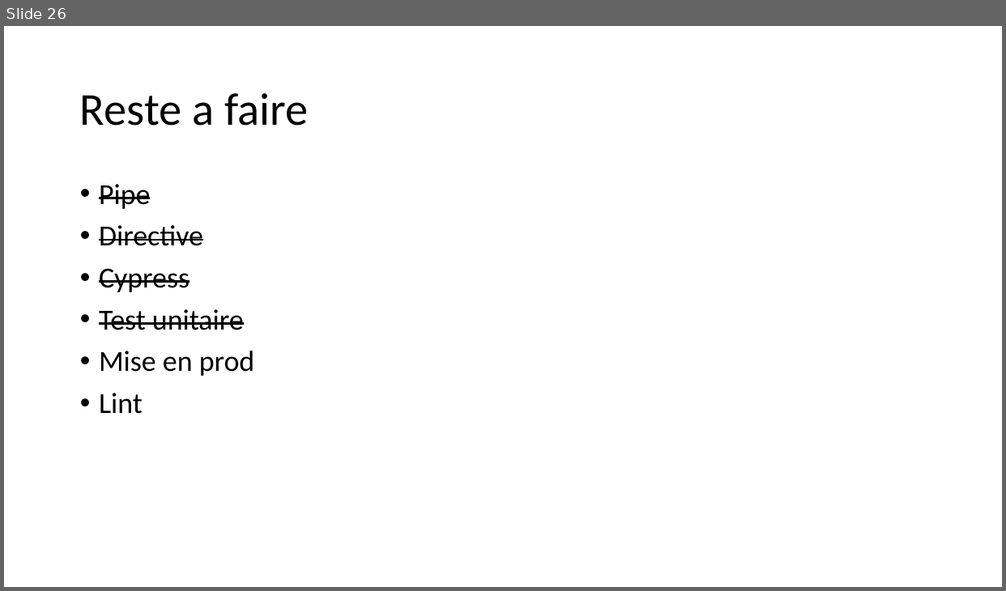
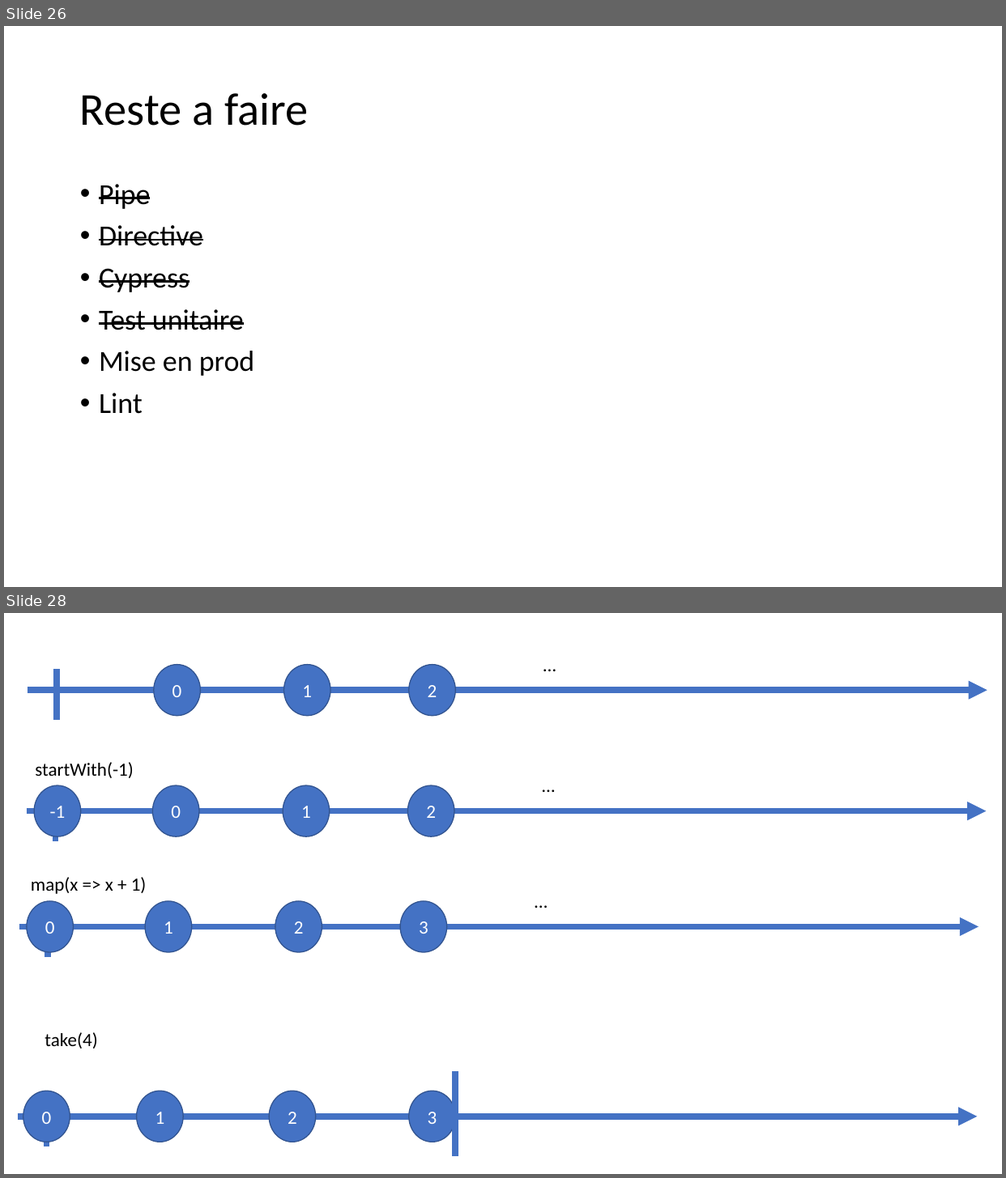
Before and after one commit to jlg-formation/agu-dec-2022, a slide deck: notes.pptx. Shown one above the other, each under a label of ours: slide 26 before the commit, slides 26 and 28 after it; the slides between them are not shown. The pictures are 1006x591 and 1006x1178 pixels, drawn with LibreOffice and Linux fonts; fonts in the diff are those of the drawing. Boxes give left, top, right and bottom in pixels: in the first picture for what was removed or moved away, otherwise in the second. Text is boxed around its words. In the diff, an @@ line names an element or a change of style, - is before the commit and + after.

```diff
--- a/notes.pptx
+++ b/notes.pptx
@@ slide 28 added at <box>4,613,1002,1174</box>, background #FFFFFF @@
@@ text added at <box>536,649,565,679</box>, 18 pt, text #000000 @@
+…
@@ line added from (57, 669) to (57, 720), #4472C4 6 pt @@
@@ ellipse added at <box>154,665,200,716</box>, fill #4472C4, outline #325491 1 pt, 18 pt, text #FFFFFF @@
+0
@@ ellipse added at <box>284,665,330,716</box>, fill #4472C4, outline #325491 1 pt, 18 pt, text #FFFFFF @@
+1
@@ ellipse added at <box>409,665,455,716</box>, fill #4472C4, outline #325491 1 pt, 18 pt, text #FFFFFF @@
+2
@@ arrow added from (28, 690) to (987, 690), #4472C4 6 pt @@
@@ text added at <box>35,762,133,778</box>, 18 pt, text #000000 @@
+startWith(-1)
@@ text added at <box>535,770,563,800</box>, 18 pt, text #000000 @@
+…
@@ ellipse added at <box>34,786,80,837</box>, fill #4472C4, outline #325491 1 pt, 18 pt, text #FFFFFF @@
+-1
@@ line added from (56, 790) to (56, 841), #4472C4 6 pt @@
@@ ellipse added at <box>152,786,198,837</box>, fill #4472C4, outline #325491 1 pt, 18 pt, text #FFFFFF @@
+0
@@ ellipse added at <box>283,786,329,837</box>, fill #4472C4, outline #325491 1 pt, 18 pt, text #FFFFFF @@
+1
@@ ellipse added at <box>407,786,454,837</box>, fill #4472C4, outline #325491 1 pt, 18 pt, text #FFFFFF @@
+2
@@ arrow added from (27, 811) to (987, 811), #4472C4 6 pt @@
@@ text added at <box>31,877,147,894</box>, 18 pt, text #000000 @@
+map(x => x + 1)
@@ ellipse added at <box>27,901,73,952</box>, fill #4472C4, outline #325491 1 pt, 18 pt, text #FFFFFF @@
+0
@@ ellipse added at <box>145,901,191,952</box>, fill #4472C4, outline #325491 1 pt, 18 pt, text #FFFFFF @@
+1
@@ ellipse added at <box>275,901,322,952</box>, fill #4472C4, outline #325491 1 pt, 18 pt, text #FFFFFF @@
+2
@@ ellipse added at <box>400,901,446,952</box>, fill #4472C4, outline #325491 1 pt, 18 pt, text #FFFFFF @@
+3
@@ text added at <box>527,886,556,916</box>, 18 pt, text #000000 @@
+…
@@ arrow added from (19, 926) to (978, 926), #4472C4 6 pt @@
@@ line added from (49, 905) to (49, 957), #4472C4 6 pt @@
@@ text added at <box>44,1033,97,1049</box>, 18 pt, text #000000 @@
+take(4)
@@ line added from (455, 1072) to (455, 1157), #4472C4 6 pt @@
@@ ellipse added at <box>23,1092,70,1142</box>, fill #4472C4, outline #325491 1 pt, 18 pt, text #FFFFFF @@
+0
@@ line added from (47, 1096) to (47, 1147), #4472C4 6 pt @@
@@ ellipse added at <box>137,1092,183,1142</box>, fill #4472C4, outline #325491 1 pt, 18 pt, text #FFFFFF @@
+1
@@ ellipse added at <box>269,1092,315,1142</box>, fill #4472C4, outline #325491 1 pt, 18 pt, text #FFFFFF @@
+2
@@ ellipse added at <box>409,1092,455,1142</box>, fill #4472C4, outline #325491 1 pt, 18 pt, text #FFFFFF @@
+3
@@ arrow added from (18, 1117) to (978, 1117), #4472C4 6 pt @@
```
Also in this commit, not shown: 8 other slides added, 1 other file.
